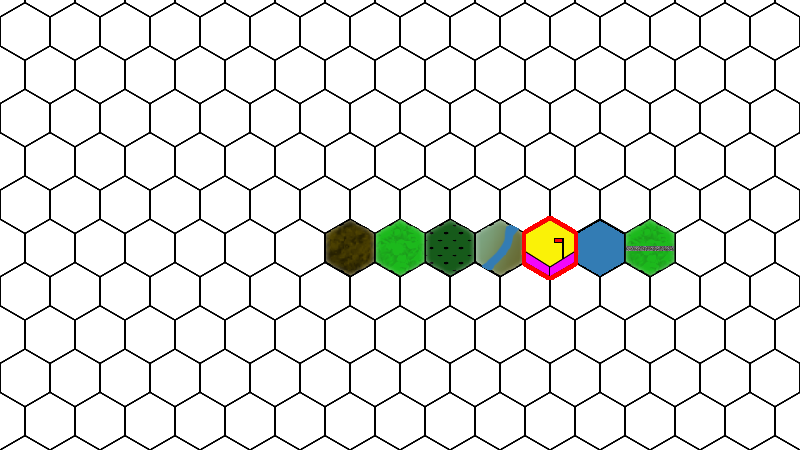
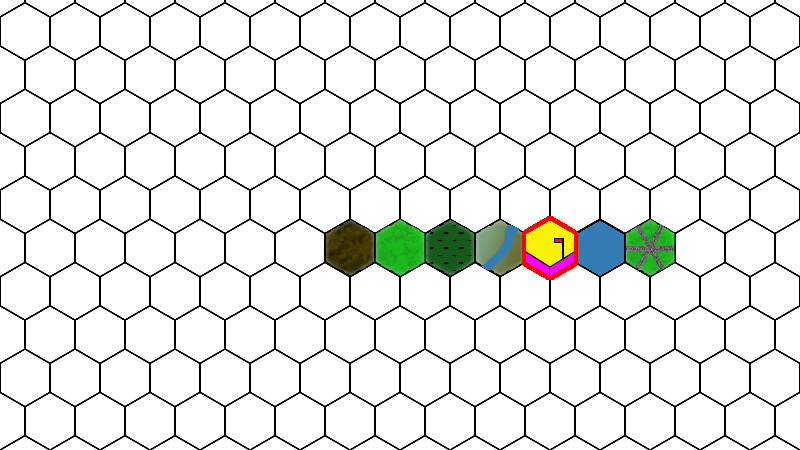
Two versions of the same layered image (800×450). Layer-by-layer changes:
added layer "Road copy" above "Road copy 2" over [635, 224, 664, 271]
added layer "Road copy 2" above "Road" over [635, 223, 665, 271]
